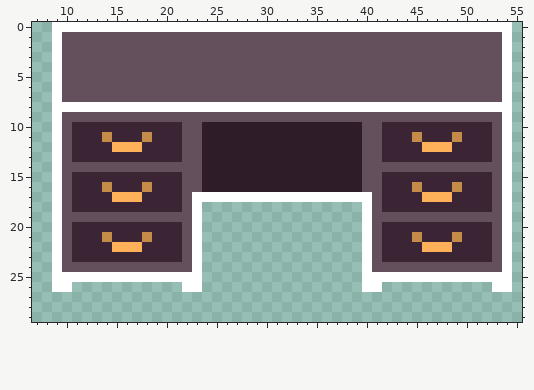
One commit to this pixel-art sprite: assets/floor_1_obj_4_Lit.png. The picture above was drawn from the file before the commit.
The file is 64x32 pixels. Shown: x 7..55, y 0..29.
After the commit:
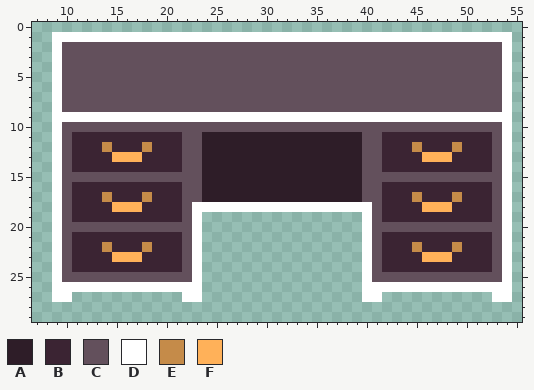
Palette (. is transparent): A #2e1d28  B #3b2433  C #63505c  D #ffffff  E #c58b49  F #ffb159
The exact change:
Colour A replaces colour D in row 17 at x 24 to 39.
Colour B replaces colour C in row 14 at x 11 to 21 and 42 to 52; in row 19 at x 11 to 21 and 42 to 52; in row 24 at x 11 to 21 and 42 to 52.
Colour B replaces colour E in row 11 at x 14, 18, 45 and 49; in row 16 at x 14, 18, 45 and 49; in row 21 at x 14, 18, 45 and 49.
Colour B replaces colour F in row 12 at x 15 to 17 and 46 to 48; in row 17 at x 15 to 17 and 46 to 48; in row 22 at x 15 to 17 and 46 to 48.
Colour C replaces colour A in row 10 at x 24 to 39.
Colour C replaces colour B in row 10 at x 11 to 21 and 42 to 52; in row 15 at x 11 to 21 and 42 to 52; in row 20 at x 11 to 21 and 42 to 52.
Colour C replaces colour D in row 8 at x 10 to 53; in row 17 at x 23 and 40; in row 25 at x 10 to 22 and 41 to 53.
Colour D is added in row 18 at x 24 to 39; in row 26 at x 11 to 21 and 42 to 52; in row 27 at x 9 to 10, 22 to 23, 40 to 41 and 53 to 54.
Colour D replaces colour C in row 1 at x 10 to 53; in row 9 at x 10 to 53.
Colour E replaces colour B in row 12 at x 14, 18, 45 and 49; in row 17 at x 14, 18, 45 and 49; in row 22 at x 14, 18, 45 and 49.
Colour F replaces colour B in row 13 at x 15 to 17 and 46 to 48; in row 18 at x 15 to 17 and 46 to 48; in row 23 at x 15 to 17 and 46 to 48.
Colour D is removed in row 0 at x 9 to 54.
